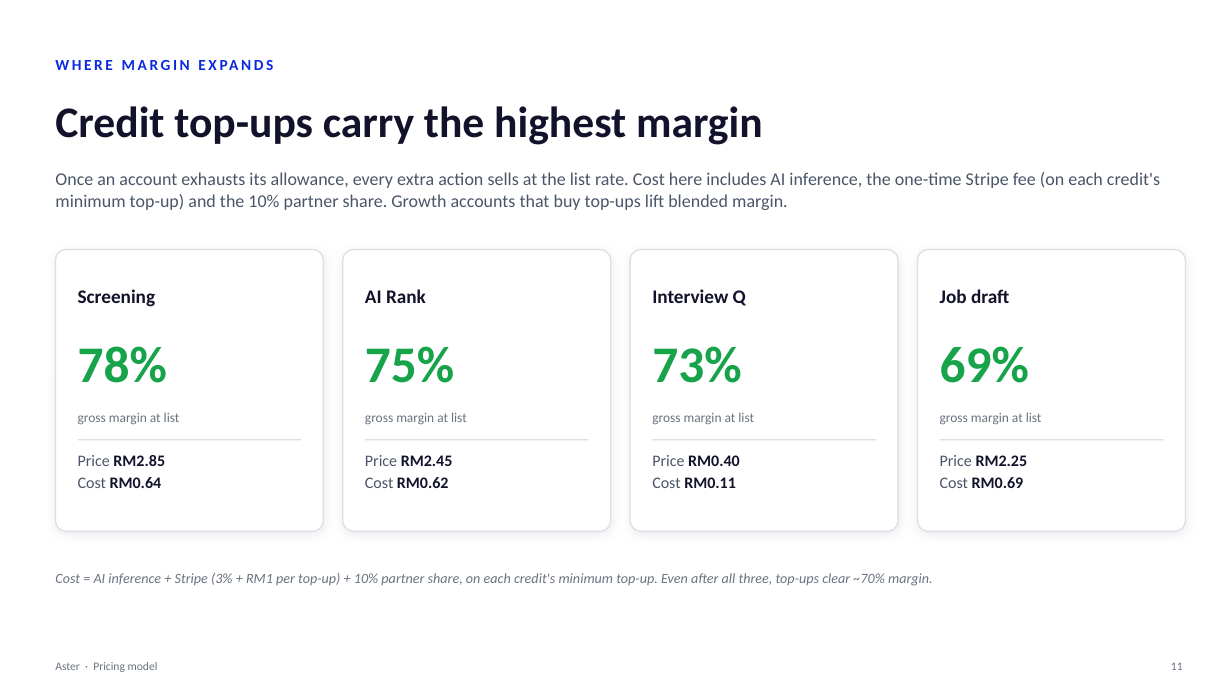
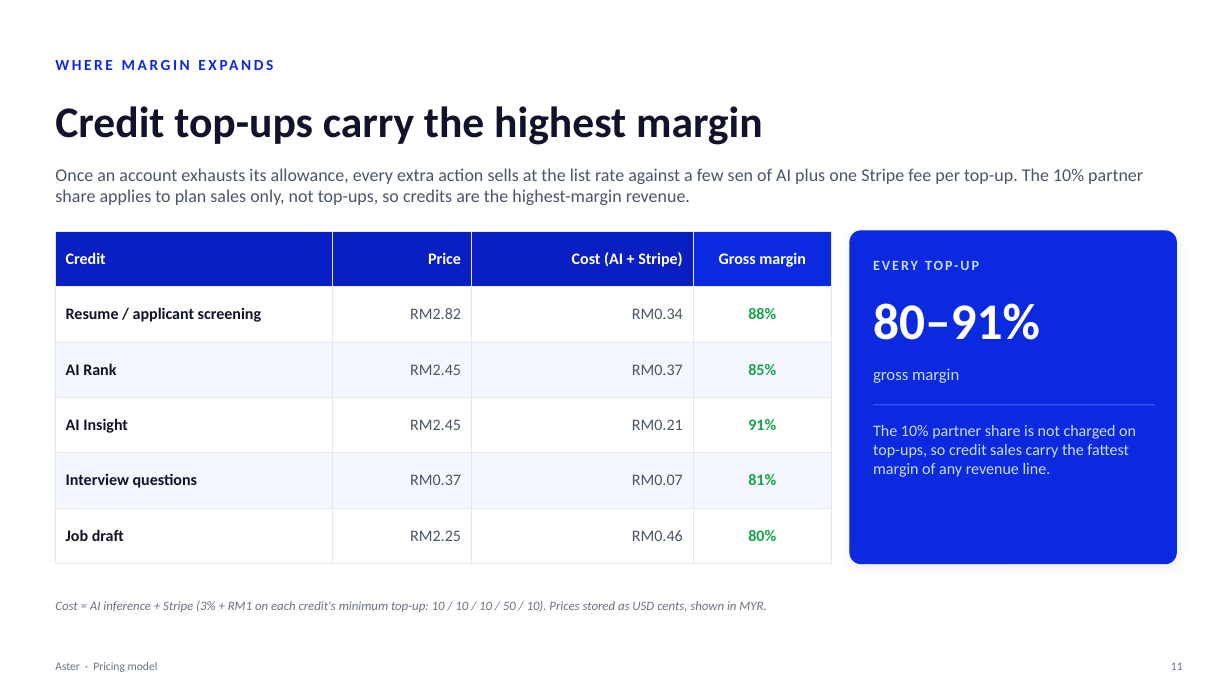
Before and after one commit to shahramly83/aster, a slide deck: slide 11 of docs/aster-pricing.pptx. Drawn at 1232x693 pixels with LibreOffice and Linux fonts; fonts in the diff are those of the drawing. Boxes give left, top, right and bottom in pixels: in the first picture for what was removed or moved away, otherwise in the second. Text is boxed around its words. In the diff, an @@ line names an element or a change of style, - is before the commit and + after.

```diff
--- a/docs/aster-pricing.pptx
+++ b/docs/aster-pricing.pptx
@@ text at [55, 168, 1143, 205]: text changed @@
-Once an account exhausts its allowance, every extra action sells at the list rate. Cost here includes AI inference, the one-time Stripe fee (on each credit's minimum top-up) and the 10% partner share. Growth accounts that buy top-ups lift blended margin.
+Once an account exhausts its allowance, every extra action sells at the list rate against a few sen of AI plus one Stripe fee per top-up. The 10% partner share applies to plan sales only, not top-ups, so credits are the highest-margin revenue.
@@ table added at [55, 231, 832, 545], 6 rows, 4 columns @@
+Credit | Price | Cost (AI + Stripe) | Gross margin
+Resume / applicant screening | RM2.82 | RM0.34 | 88%
+AI Rank | RM2.45 | RM0.37 | 85%
+AI Insight | RM2.45 | RM0.21 | 91%
+Interview questions | RM0.37 | RM0.07 | 81%
+Job draft | RM2.25 | RM0.46 | 80%
@@ rounded rectangle: place and size @@
-rounded rectangle at [918, 250, 1186, 531]
+rounded rectangle at [850, 231, 1177, 564]
@@ rounded rectangle at [850, 231, 1177, 564]: fill #FFFFFF to #0B2AE0; outline #DEDEE3 1 pt to #0B2AE0 1 pt; proportions changed @@
@@ rounded rectangle removed at [55, 250, 323, 531] @@
@@ rounded rectangle removed at [343, 250, 611, 531] @@
@@ rounded rectangle removed at [630, 250, 898, 531] @@
@@ text added at [873, 260, 979, 270], 11 pt, text #CADCFC, bold @@
+EVERY TOP-UP
@@ text removed at [78, 289, 156, 307] @@
-Screening
@@ text removed at [365, 289, 426, 303] @@
-AI Rank
@@ text removed at [652, 289, 746, 306] @@
-Interview Q
@@ text removed at [940, 289, 1009, 303] @@
-Job draft
@@ text added at [873, 303, 1040, 340], 40 pt, text #FFFFFF, bold @@
+80–91%
@@ text removed at [78, 346, 167, 383] @@
-78%
@@ text removed at [365, 346, 454, 383] @@
-75%
@@ text removed at [652, 346, 741, 383] @@
-73%
@@ text removed at [940, 346, 1029, 383] @@
-69%
@@ text at [873, 368, 959, 383]: text changed; size 10.5 to 13 pt; text colour #6B7280 to #CADCFC @@
-gross margin at list
+gross margin
@@ text removed at [78, 413, 180, 425] @@
-gross margin at list
@@ text removed at [365, 412, 467, 424] @@
-gross margin at list
@@ text removed at [652, 413, 754, 425] @@
-gross margin at list
@@ line moved from (940, 440) - (1164, 440) to (873, 405) - (1155, 405) @@
@@ line (873, 405) - (1155, 405): stroke #DEDEE3 1 pt to #3550EE 1 pt @@
@@ line removed from (78, 440) to (301, 440) @@
@@ line removed from (365, 440) to (589, 440) @@
@@ line removed from (653, 440) to (876, 440) @@
@@ text added at [873, 425, 1136, 477], 12.5 pt, text #CADCFC @@
+The 10% partner share is not charged on top-ups, so credit sales carry the fattest margin of any revenue line.
@@ text removed at [78, 455, 165, 488] @@
-Price RM2.85
-Cost RM0.64
@@ text removed at [365, 455, 453, 488] @@
-Price RM2.45
-Cost RM0.62
@@ text removed at [652, 455, 740, 488] @@
-Price RM0.40
-Cost RM0.11
@@ text removed at [940, 455, 1028, 488] @@
-Price RM2.25
-Cost RM0.69
@@ text at [55, 601, 766, 612]: text changed; size 11 to 10 pt @@
-Cost = AI inference + Stripe (3% + RM1 per top-up) + 10% partner share, on each credit's minimum top-up. Even after all three, top-ups clear ~70% margin.
+Cost = AI inference + Stripe (3% + RM1 on each credit's minimum top-up: 10 / 10 / 10 / 50 / 10). Prices stored as USD cents, shown in MYR.
```
Also in this commit, not shown: 7 other slides changed.
